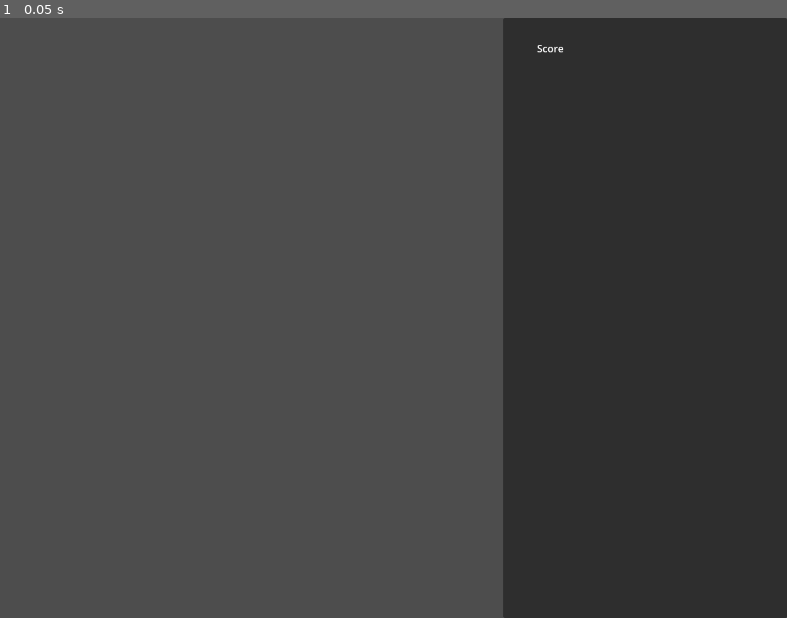
Above: before the commit, frame 1.
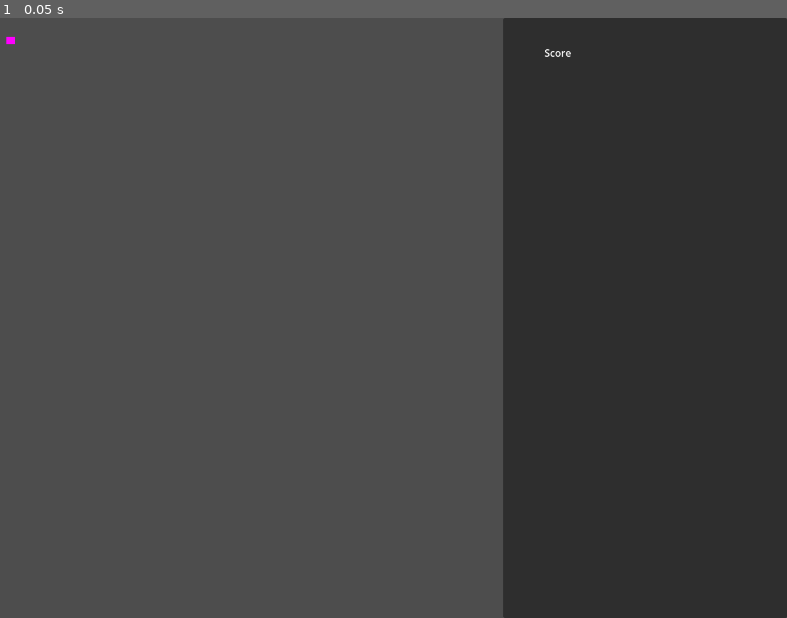
Above: after the commit, the same moment.

Repository: Haaarbo/Ocean-Game-Jam---Bubble
Game: Godot game, scene res://scenes/world.tscn
Two runs of this game, one before a commit and one after it. Both use one fixed random seed, a clock stepped at 60 frames per second and the inputs below. The project has no main scene, so this scene is started directly.
Inputs:
- Up to frame 1 (0.05 s): no input

The runs differ from the first frame. In frame 1, less than 0.1% of the frame differs, in the area x 0-73%, y 3-7%.

Commit message:
versao pre plugin

Diff:
--- a/scenes/world.tscn
+++ b/scenes/world.tscn
@@ -1,11 +1,29 @@
-[gd_scene format=3 uid="uid://b3n7uikg6fjlm"]
+[gd_scene load_steps=4 format=3 uid="uid://b3n7uikg6fjlm"]
+
+[sub_resource type="PlaceholderTexture2D" id="PlaceholderTexture2D_aryj7"]
+
+[sub_resource type="CircleShape2D" id="CircleShape2D_vmrsy"]
+
+[sub_resource type="LabelSettings" id="LabelSettings_cnog8"]
 
 [node name="World" type="Node2D"]
 
-[node name="gameScreen" type="Node2D" parent="."]
+[node name="scrGame" type="Node2D" parent="."]
 position = Vector2(28, 26)
 
-[node name="controlScreen" type="Control" parent="."]
+[node name="bubble" type="Area2D" parent="scrGame"]
+position = Vector2(10, 10)
+metadata/_edit_group_ = true
+
+[node name="sprBubble" type="Sprite2D" parent="scrGame/bubble"]
+position = Vector2(-4.76837e-07, 4.76837e-07)
+scale = Vector2(14, 12)
+texture = SubResource("PlaceholderTexture2D_aryj7")
+
+[node name="colBubble" type="CollisionShape2D" parent="scrGame/bubble"]
+shape = SubResource("CircleShape2D_vmrsy")
+
+[node name="scrControl" type="Control" parent="."]
 layout_mode = 3
 anchors_preset = 0
 offset_left = 826.0
@@ -13,15 +31,18 @@
 offset_bottom = 960.0
 size_flags_horizontal = 3
 
-[node name="Panel" type="Panel" parent="controlScreen"]
+[node name="Panel" type="Panel" parent="scrControl"]
 layout_mode = 0
 offset_right = 454.0
 offset_bottom = 960.0
 
-[node name="Label" type="Label" parent="controlScreen/Panel"]
+[node name="lblScore" type="Label" parent="scrControl/Panel"]
 layout_mode = 0
 offset_left = 54.0
 offset_top = 37.0
-offset_right = 97.0
-offset_bottom = 60.0
+offset_right = 121.0
+offset_bottom = 75.0
 text = "Score"
+label_settings = SubResource("LabelSettings_cnog8")
+horizontal_alignment = 1
+vertical_alignment = 1
